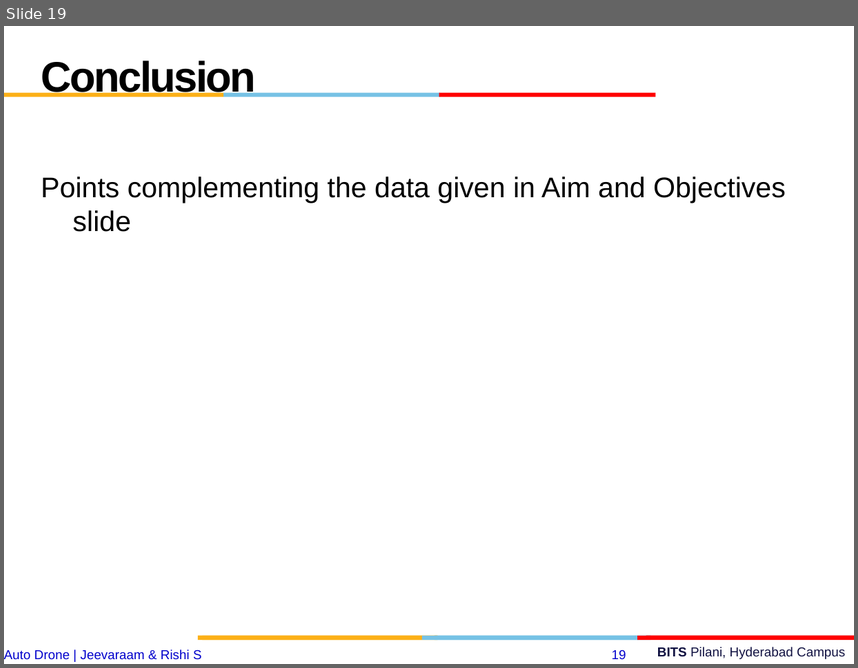
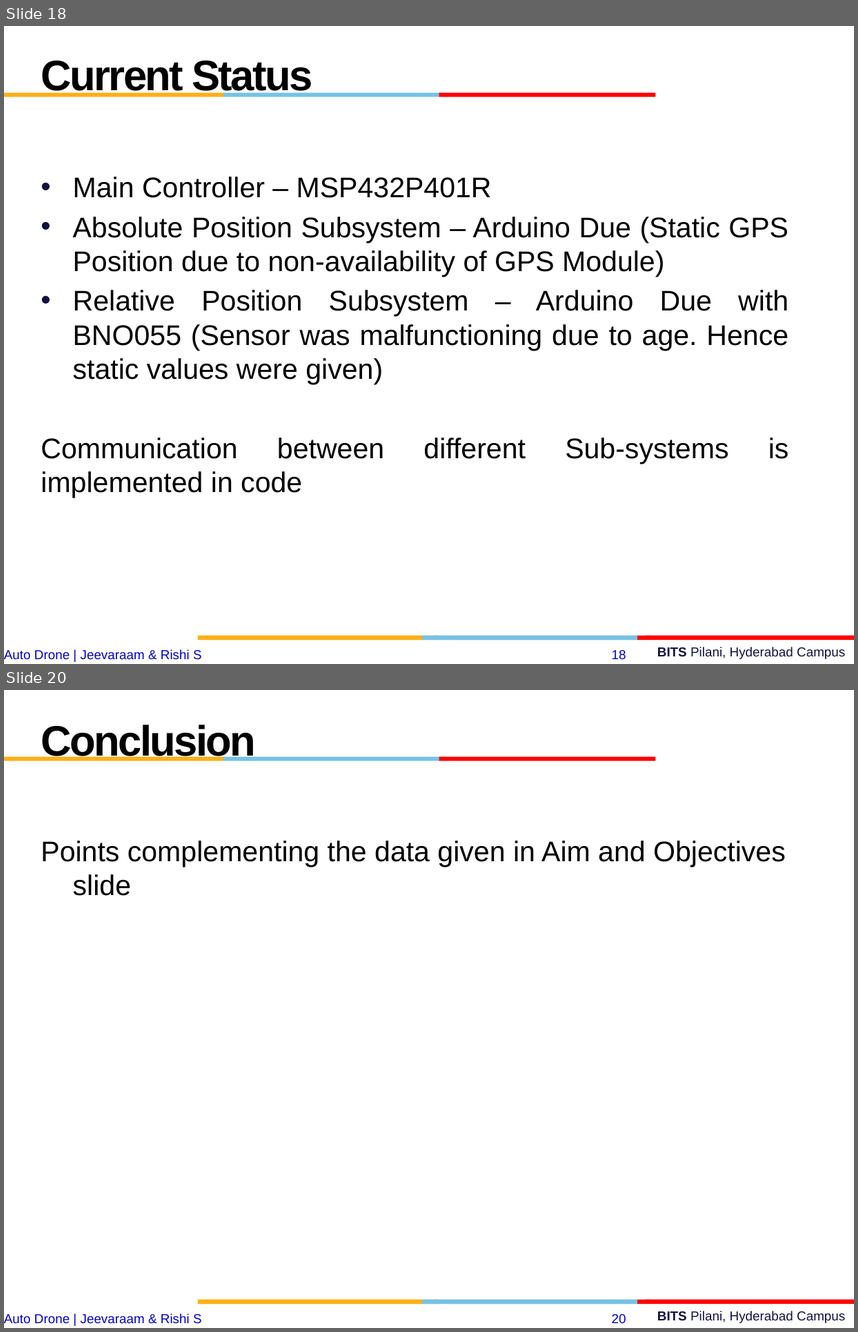
Before and after one commit to jeevaraam/AutoDrone, a slide deck: esd final.pptx. Shown one above the other, each under a label of ours: slide 19 before the commit, slides 18 and 20 after it; the slides between them are not shown. The pictures are 858x668 and 858x1332 pixels, drawn with LibreOffice and Linux fonts; fonts in the diff are those of the drawing; background and template pictures are left out. Boxes give left, top, right and bottom in pixels: in the first picture for what was removed or moved away, otherwise in the second. Text is boxed around its words. In the diff, an @@ line names an element or a change of style, - is before the commit and + after.

```diff
--- a/esd final.pptx
+++ b/esd final.pptx
@@ slide 18 added at (4,26,854,664), background #FFFFFF; not listed: 12 template elements that a slide beside it also shows @@
@@ text added at (41,60,312,97), 36 pt, text #000000, bold @@
+Current Status
@@ text added at (41,176,789,463), 24 pt, text #000000 @@
+• Main Controller – MSP432P401R
+• Absolute Position Subsystem – Arduino Due (Static GPS Position due to non-availability of GPS Module)
+• Relative Position Subsystem – Arduino Due with BNO055 (Sensor was malfunctioning due to age. Hence static values were given)
+Communication between different Sub-systems is implemented in code
@@ what was slide 19 is now slide 20 @@
@@ page number at (612,1314,626,1323): text changed @@
-19
+20
```
Also in this commit, not shown: 12 slides changed, 2 other slides added, 2 slides removed.
